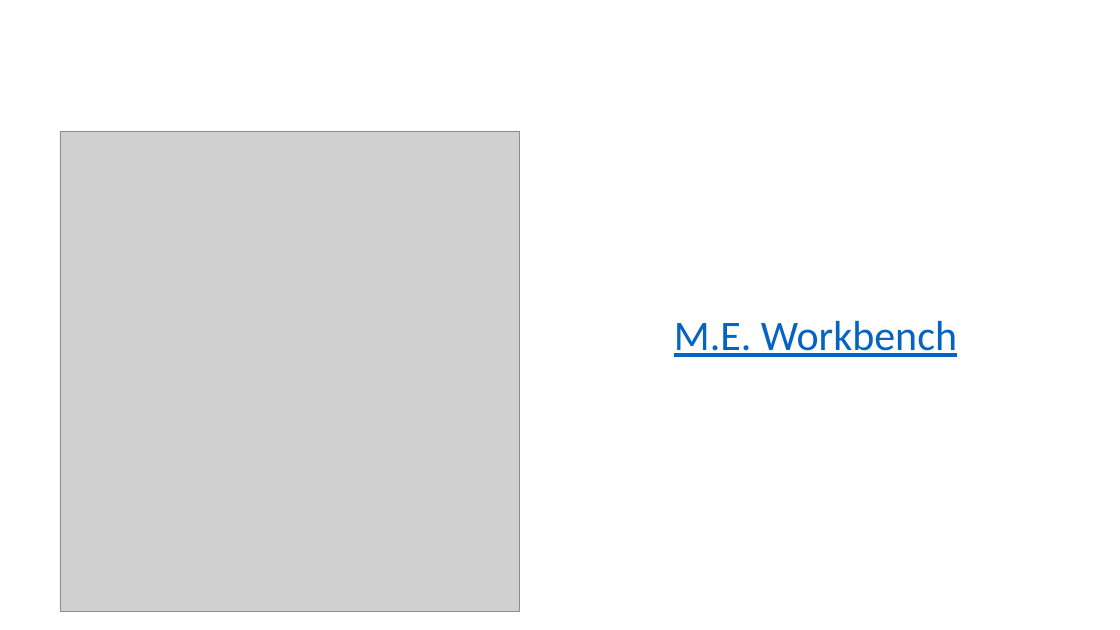
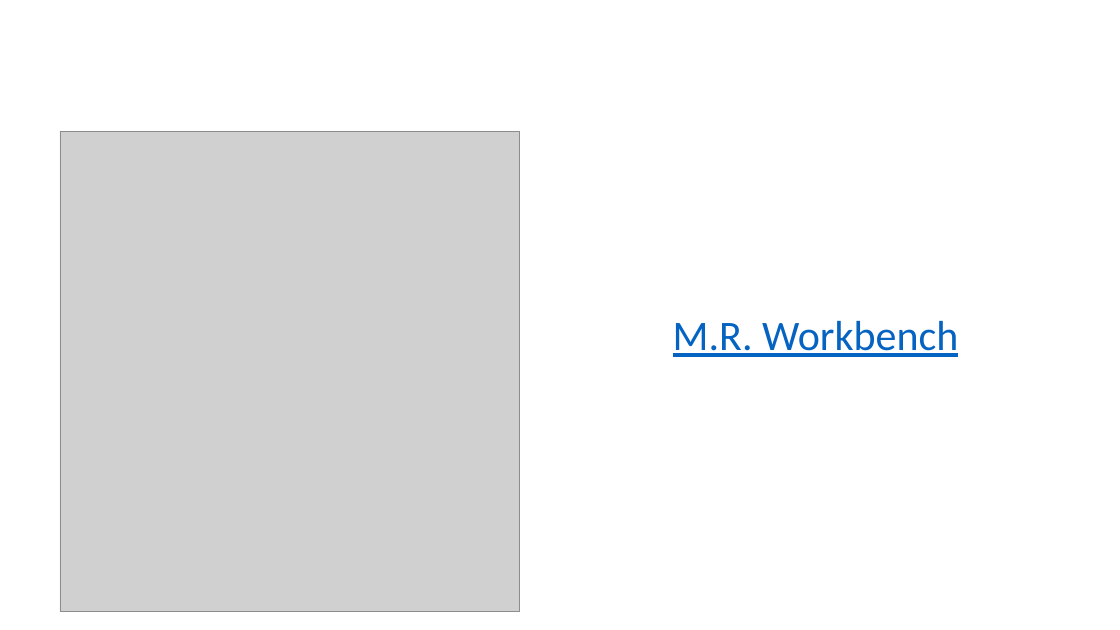
Before and after one commit to BrandonDuv033/Panify, a slide deck: slide 8 of Tercer Trimestre/Presentación - 3 Trimestre.pptx. Drawn at 1120x630 pixels with LibreOffice and Linux fonts; fonts in the diff are those of the drawing; grey boxes stand for pictures; background and template pictures are left out. Boxes give left, top, right and bottom in pixels: in the first picture for what was removed or moved away, otherwise in the second. Text is boxed around its words. In the diff, an @@ line names an element or a change of style, - is before the commit and + after.

```diff
--- a/Tercer Trimestre/Presentación - 3 Trimestre.pptx
+++ b/Tercer Trimestre/Presentación - 3 Trimestre.pptx
@@ text at [673, 321, 958, 357]: text changed @@
-M.E. Workbench
+M.R. Workbench
```
Also in this commit, not shown: 4 other slides changed, 1 other file.
